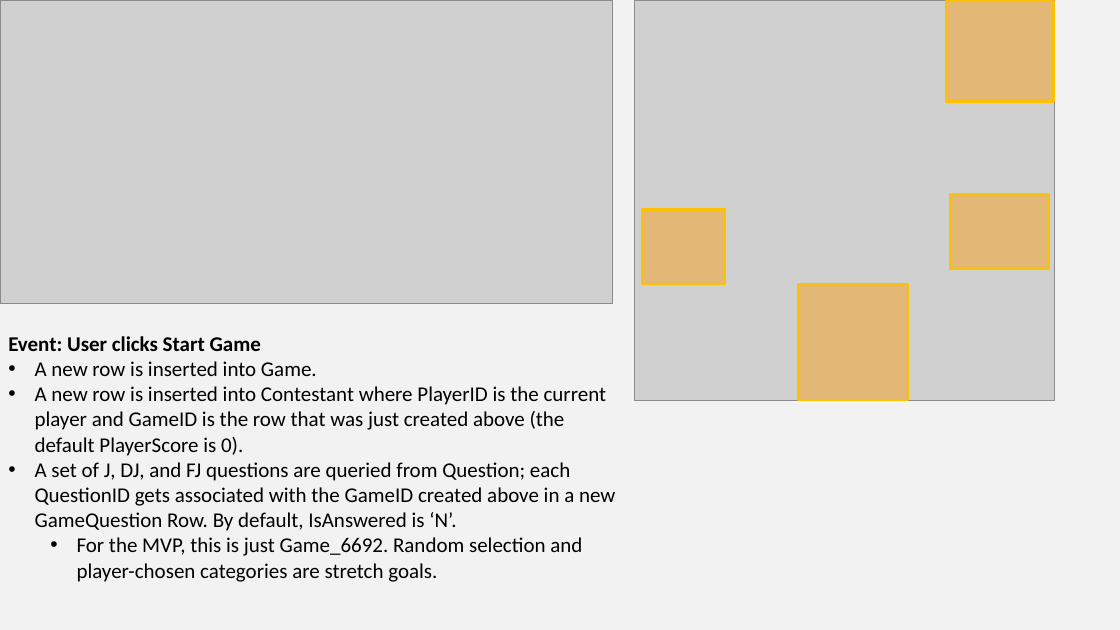
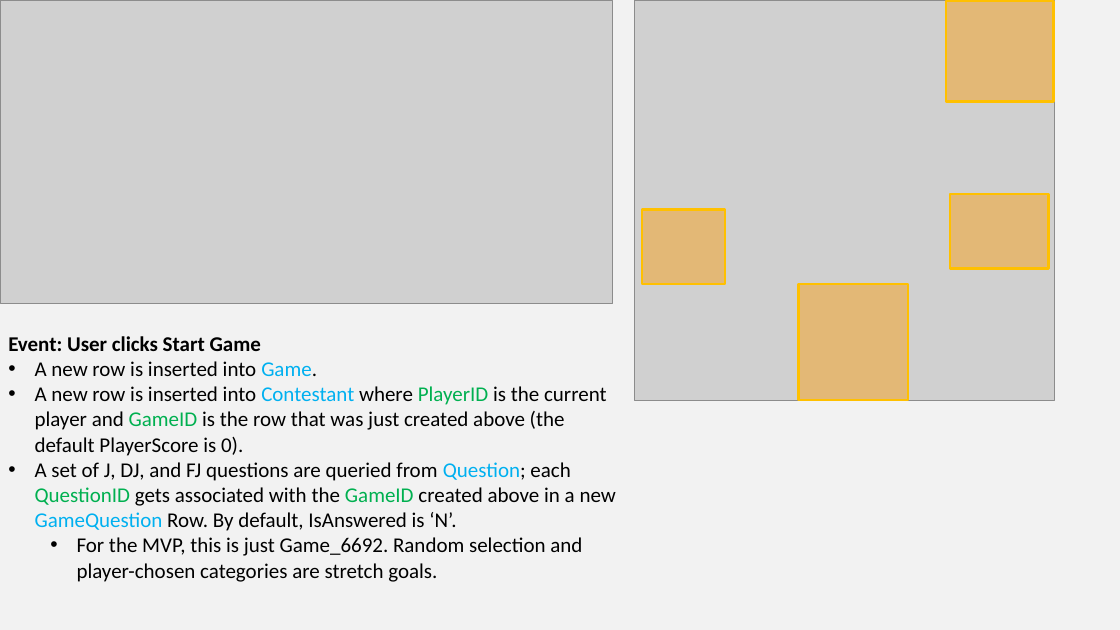
Before and after one commit to trentbrivers/Project-Development-3308, a slide deck: slide 7 of DB_Logic.pptx (slide 5 before the commit). Drawn at 1120x630 pixels with LibreOffice and Linux fonts; fonts in the diff are those of the drawing; grey boxes stand for pictures. Boxes give left, top, right and bottom in pixels: in the first picture for what was removed or moved away, otherwise in the second. Text is boxed around its words. In the diff, an @@ line names an element or a change of style, - is before the commit and + after.

```diff
--- a/DB_Logic.pptx
+++ b/DB_Logic.pptx
@@ text at box(35, 361, 616, 531): text colour #000000 to #00B0F0 in "Game.", "Contestant", "Question; GameQuestion"; text colour #000000 to #00B050 in "PlayerID GameID", "QuestionID GameID" @@
```
Also in this commit, not shown: 3 other slides changed, 2 slides added, 1 other file.
